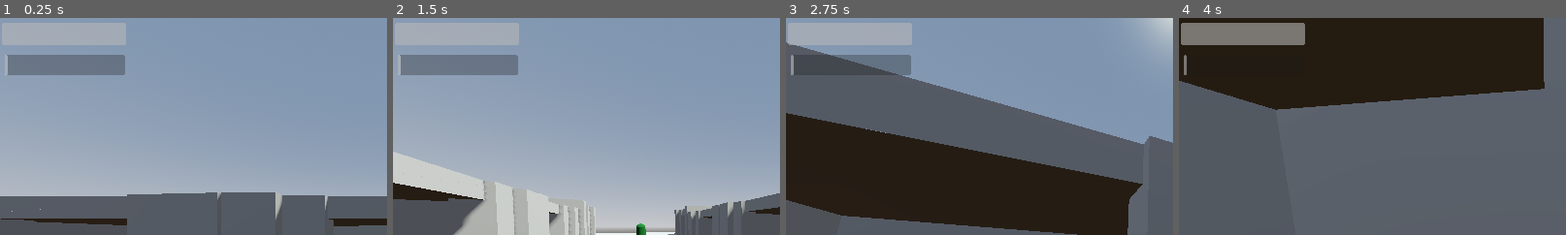
Above: before the commit, frames 1-4 (left to right).
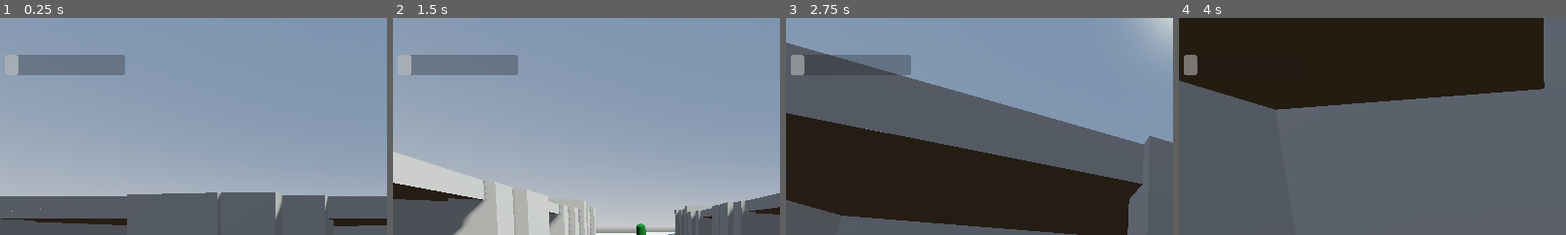
Above: after the commit, the same moments.

Repository: lungcollapser/record
Game: Godot game, scene res://scenes/world.tscn
Two runs of this game, one before a commit and one after it. Both use one fixed random seed, a clock stepped at 60 frames per second and the inputs below.
Inputs (mouse positions are % of the whole screen's width and height, from its top left):
- Up to frame 1 (0.25 s): no input
- Up to frame 2 (1.5 s): tap Enter (ui_accept) at 0.5, 0.77 s; move the mouse to (55, 50) at 0.52 s; hold Ctrl (crouch) 0.53-1.28 s; hold W (forward) from 0.53 s (still down); move the mouse to (45, 50) at 1.27 s; tap T (dropreceptacle) at 1.35 s
- Up to frame 3 (2.75 s): keep holding W (forward); tap Enter (ui_accept) at 1.52 s; move the mouse to (52, 48) at 2.02 s; tap E (interact) at 2.1 s
- Up to frame 4 (4 s): keep holding W (forward); move the mouse to (49, 52) at 2.77 s; click (49, 52) at 2.85 s; tap Enter (ui_accept) at 3.02, 3.77 s; move the mouse to (57, 51) at 3.52 s; right-click (57, 51) at 3.6 s
The pictures show only the part of the screen within x 0-50%, y 0-50%; the shares and areas given below are measured in that part.

The runs differ from the first frame. In frame 1, 3.5% of the frame differs, in the area x 0-33%, y 2-27%; in frame 2, 3.5%; in frame 3, 3.5%; in frame 4, 3.6%.

Commit message:
knockback and small fixes

Diff:
--- a/itemspawncomponent.gd
+++ b/itemspawncomponent.gd
@@ -9,7 +9,7 @@
 	var MIN_LAUNCH_RANGE = 0.5
 	var rand_height = MIN_LAUNCH_HEIGHT + (randf() * MAX_LAUNCH_HEIGHT)
 	var rand_dir = Vector3.FORWARD.rotated(Vector3.UP, randf() * 2 * PI)
-	var rand_pos = rand_dir * (MIN_LAUNCH_RANGE + (randf() * MAX_LAUNCH_RANGE))
+	var _rand_pos = rand_dir * (MIN_LAUNCH_RANGE + (randf() * MAX_LAUNCH_RANGE))
 	item.y = rand_height
 	apply_central_impulse(item)
 	return item
--- a/scenes/enemy.tscn
+++ b/scenes/enemy.tscn
@@ -16,7 +16,7 @@
 [sub_resource type="SphereShape3D" id="SphereShape3D_qdqve"]
 radius = 4.238
 
-[node name="Enemy" type="RigidBody3D"]
+[node name="Enemy" type="CharacterBody3D"]
 script = ExtResource("1_c05o7")
 
 [node name="EnemyMesh" type="MeshInstance3D" parent="."]
--- a/scenes/stamina_bar.tscn
+++ b/scenes/stamina_bar.tscn
@@ -1,6 +1,7 @@
 [gd_scene format=3 uid="uid://xt2cv5jt8wxb"]
 
 [node name="StaminaBar" type="ProgressBar"]
+visible = false
 anchors_preset = 15
 anchor_right = 1.0
 anchor_bottom = 1.0
--- a/scripts/enemy.gd
+++ b/scripts/enemy.gd
@@ -1,4 +1,4 @@
-extends RigidBody3D
+extends CharacterBody3D
 class_name Enemy
 
 const ENEMY_SPEED = 0.07
@@ -10,6 +10,7 @@
 var enemy_return_one
 var enemy_return_two
 
+var knockback
 var enemy_dead_body_check = true
 @onready var enemy = $"."
 @onready var enemy_shape = $"EnemyShape"
@@ -28,10 +29,11 @@
 
 
 func _physics_process(_delta: float) -> void:
-	freeze = true
 	enemy_chase()
 	enemy_dead_body_spawn()
 	enemy_roaming();
+
+
 
 func enemy_chase():
 	var enemy_velocity = (nav_agent.get_next_path_position() - global_position).normalized() * ENEMY_SPEED
@@ -60,6 +62,7 @@
 		enemy_shape.disabled = true
 		get_parent().add_child(dead_body_instance)
 		dead_body_instance.global_position = enemy_shape.global_position
+		SanityBar.value -= 20
 
 
 func _on_enemy_area_body_entered(body: Node3D):
@@ -68,7 +71,6 @@
 
 func _on_enemy_area_body_exited(body: Node3D):
 	if body is Player:
-		freeze = true
 		target = null
 
 func enemy_lose_health():
@@ -76,3 +78,15 @@
 	if enemy_attack == enemy:
 		print(enemy_health)
 		enemy_health -= 1
+		if enemy_health > 1:
+			enemy_knockback()
+
+
+func enemy_knockback():
+	var MAX_KNOCKBACK = -2
+	var MIN_KNOCKBACK = -1
+	var knockback_speed = 0.5
+	var motion = Vector3()
+	var rand_knockback = MIN_KNOCKBACK + (randf() * MAX_KNOCKBACK)
+	motion.x = rand_knockback * knockback_speed
+	move_and_collide(motion)
--- a/scripts/human_receptacle.gd
+++ b/scripts/human_receptacle.gd
@@ -4,6 +4,7 @@
 
 @onready var collision = $HumanReceptacleShape
 @onready var human_receptacle  = $"."
+@onready var grinder_collision = $"HumanReceptacleGrinder"
 var player_hold
 var player_pick_up
 var receptacle_amount = true
@@ -17,6 +18,10 @@
 
 func _physics_process(_delta: float):
 #	wall_kill_floor()
+
+	if BloodBar.value == 100:
+		grinder_collision.monitoring = false
+
 
 	if receptacle_amount == true:
 		Events.emit_signal("call_receptacle_speed")
@@ -40,7 +45,7 @@
 func _on_human_receptacle_grinder_body_entered(body):
 	if body.is_in_group("Bussin"):
 		body.queue_free()
-		BloodBar.value += 1
+		BloodBar.value += 10
 
 func kill_floor_receptacle():
 	if receptacle_amount == false:
